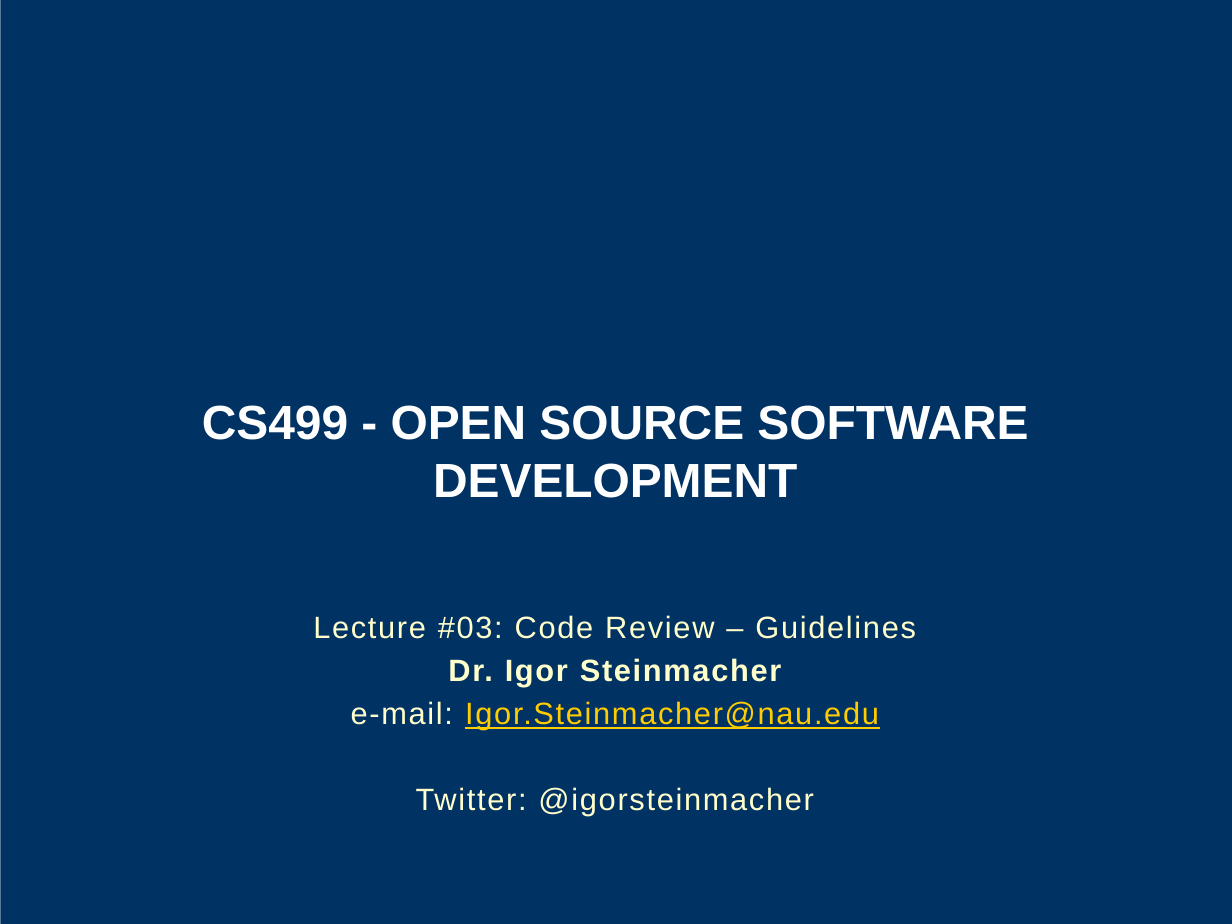
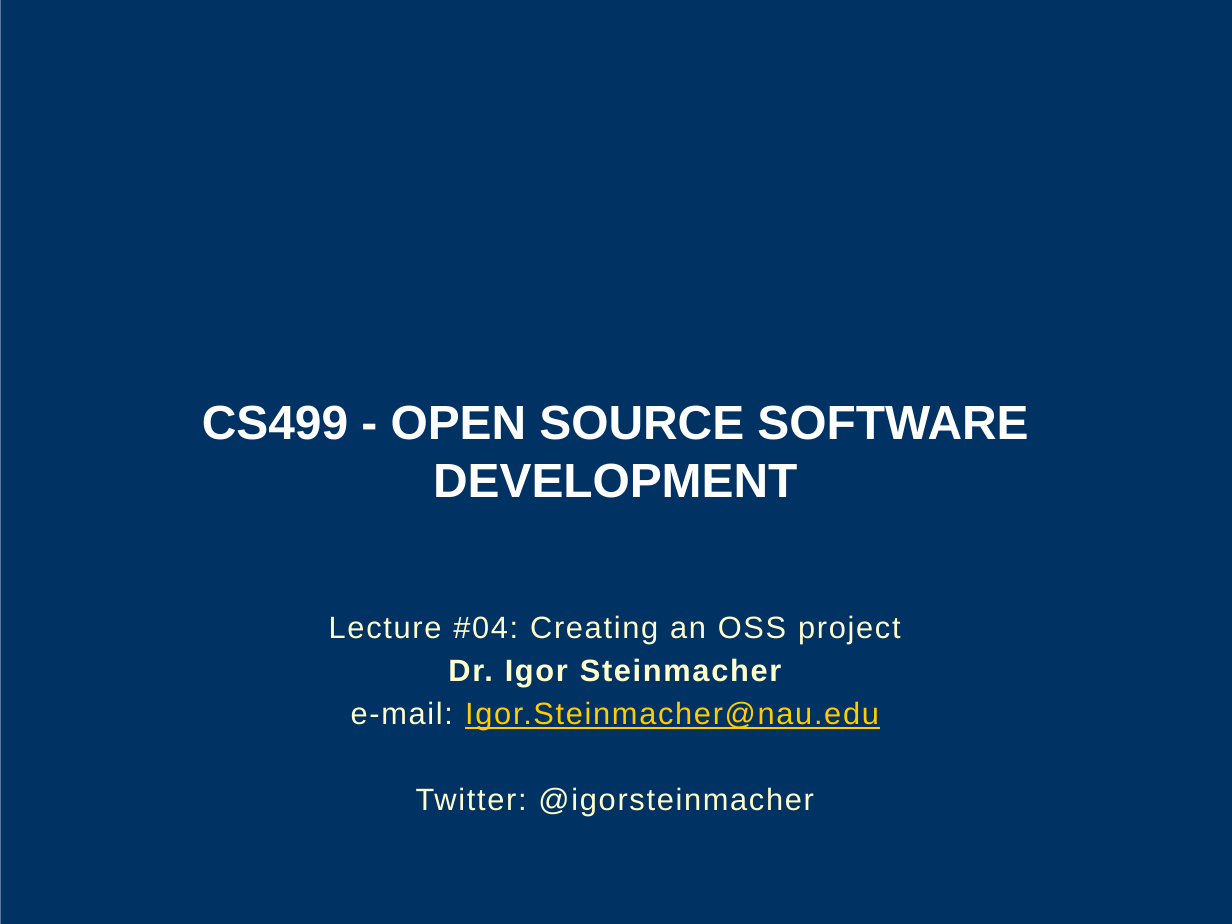
Before and after one commit to igorsteinmacher/SL-UTFPR-2021, a slide deck: slide 1 of notes/Lecture_05.pptx. Drawn at 1232x924 pixels with LibreOffice and Linux fonts; fonts in the diff are those of the drawing; background and template pictures are left out. Boxes give left, top, right and bottom in pixels: in the first picture for what was removed or moved away, otherwise in the second. Text is boxed around its words. In the diff, an @@ line names an element or a change of style, - is before the commit and + after.

Commit message:
Adding Lecture about creating an OSS proj

```diff
--- a/notes/Lecture_05.pptx
+++ b/notes/Lecture_05.pptx
@@ subtitle at <box>329,615,900,643</box>: text changed @@
-Lecture #03: Code Review – Guidelines
+Lecture #04: Creating an OSS project
```
Also in this commit, not shown: 5 other slides changed, 16 slides added, 4 slides removed, 1 other file.
